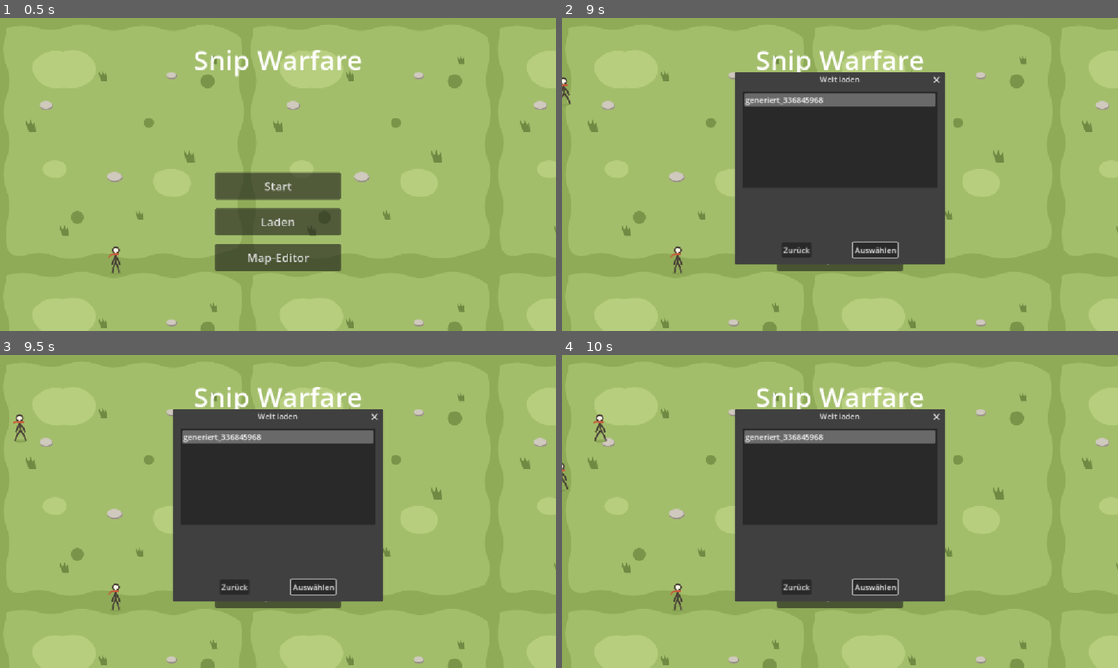
Above: before the commit, frames 1-4 (two rows, left to right).
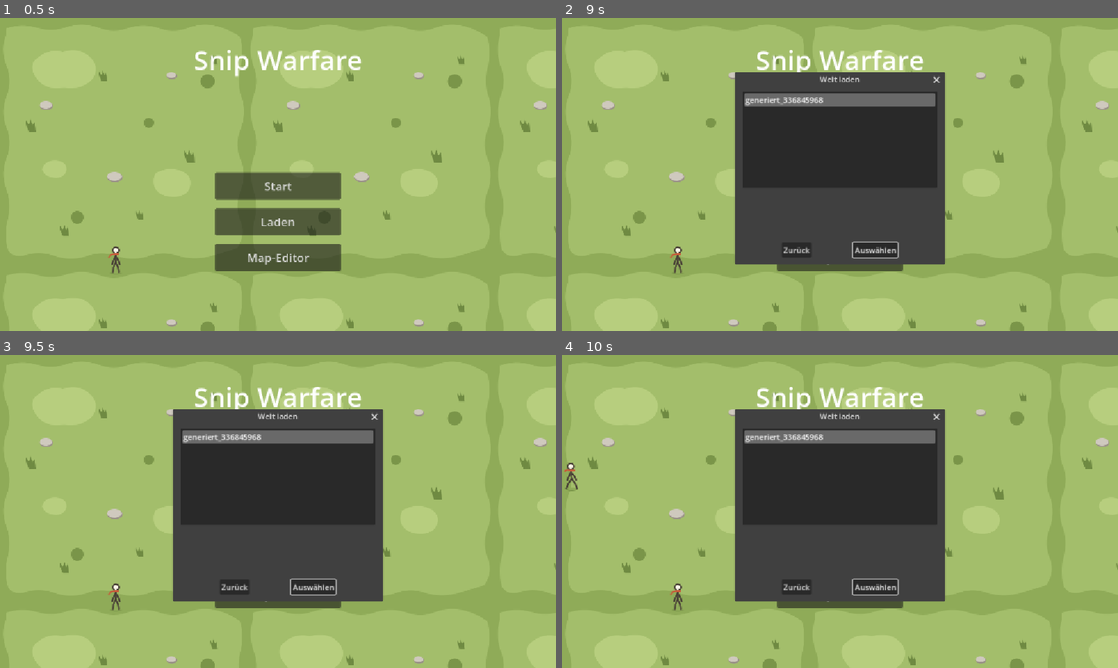
Above: after the commit, the same moments.

Repository: vannon091118/snip-warfare
Game: Godot game, scene res://ui/scenes/hauptmenue.tscn
Two runs of this game, one before a commit and one after it. Both use one fixed random seed, a clock stepped at 60 frames per second and the inputs below.
Inputs (mouse positions are in pixels of both pictures, inside the frame that each line leads up to):
- Up to frame 1 (0.5 s): no input
- Up to frame 2 (9 s): click "Start" at 0.5 s; tap Enter at 1.25, 4.35, 8.1 s; move the mouse to (962, 158) at 1.27 s; hold Right (ui_right) 1.28-2 s; hold Shift 1.28-2 s; click (962, 158) at 1.42 s; tap Space at 1.52, 8.27 s; click "Zurück zum Hauptmenü" at 2 s; drag from (728, 190) to (812, 237) at 2.77 s; click "Start" at 3.5 s; move the mouse to (895, 105) at 4.27 s; hold Right (ui_right) 4.28-5 s; click "🎲 Fraktionen neu platzieren" at 5 s; click "⚔ Partie starten" at 5.75 s; drag from (812, 237) to (673, 127) at 6.52 s; click "Hauptmenü" at 7.25 s; move the mouse to (1006, 221) at 8.02 s; hold A (kamera_links) 8.03-8.75 s; tap Escape (ui_cancel) at 8.65 s; click "Laden" at 8.75 s
- Up to frame 3 (9.5 s): no input
- Up to frame 4 (10 s): drag from (673, 464) to (756, 433) at 9.52 s

Frame 1 is identical in both runs. In frame 2, less than 0.1% of the frame differs, in the area x 0-2%, y 18-28%; in frame 3, 0.1%; in frame 4, 0.2%, in the area x 0-9%, y 18-44%.

Commit message:
1. Der Nutzer verlangte den dritten Migrations-Schnitt, in dem flüchtige Effekt-Anzeigen nicht mehr selbst an der Weltuhr nagen, sondern das Uhrwerk der Engine für sich arbeiten lässt. 2. Die drei Schweb-Tafeln feedback_plus_anzeige.gd, feedback_schaden_anzeige.gd und feedback_tod_anzeige.gd warfen ihre alte Tick-Buchhaltung über Bord: kein Abo, keine Restlaufzähler, nur ein Tween, dessen Dauer aus derselben zentralen Faktor-Übersetzung entsteht wie vorher der Tick-Lauf. 3. In ui/scenes/uebergang.gd zählt kein Prozessorlauf mehr Sekunden zusammen: Ein Szenebaum-Timer läutet die nächste Szene, ein zweiter gibt den Sprung-Knopf frei, und die Blende samt Blink-Hinweis gehört zwei Tweens mit Schleife. 4. In ui/scenes/hauptmenue.gd patrouillieren die drei Läufer-Darsteller als Schleifen-Tweens mit konstanter Fahrt zwischen den Grenzen, statt dass die Szene sie je Rahmen von Hand schiebt. 5. In Architektur.md steht die neue Ausnahme schwarz auf weiß: Reine Effekt-Darstellung darf Tweens und Timer der Engine nutzen, ihre Dauer kommt aus der zentralen Übersetzung, Simulationslogik bleibt von der Ausnahme ausgeschlossen und hört weiter allein auf den globalen Tick. 6. Der Preflight läuft ohne Befund, alle 67 Prüfungen bleiben grün, und die neue Anzeigen-Probe bewies headless, dass keine der drei Klassen mehr an der Uhr hängt und alle nach Ablauf gefallen sind. 7. Offen bleibt der Blick ins laufende Spiel: Sammel-Plus über einer geernteten Pflanze, Schaden- und Tod-Tafel über einem gefallenen Tier beobachten, den Szenenübergang einmal durchlaufen lassen und die Läufer im Hauptmenü ihren Runden laufen sehen.

Diff:
--- a/ui/scenes/hauptmenue.gd
+++ b/ui/scenes/hauptmenue.gd
@@ -13,7 +13,6 @@
 var _zustaende := Ui_MenueZustaende.new()
 var _zustand: Ui_MenueZustaende.Zustand = Ui_MenueZustaende.Zustand.HAUPTMENUE
 var _laeufer: Array[AnimatedSprite2D] = []
-var _richtungen: Array[float] = []
 
 ## Kategorie logik: Menüführung, Dialoge und Läufer-Darstellung.
 
@@ -45,19 +44,19 @@
 	var textur_rechts: Texture2D = load("res://world/assets/ui/laeufer_rechts.svg")
 	var textur_links: Texture2D = load("res://world/assets/ui/laeufer_links.svg")
 	var konfigurationen := [
-		{"textur": textur_rechts, "start": Vector2(-60, 150), "geschwindigkeit": 65.0},
-		{"textur": textur_rechts, "start": Vector2(-140, 250), "geschwindigkeit": 85.0},
-		{"textur": textur_links, "start": Vector2(2100, 360), "geschwindigkeit": -75.0},
+		{"textur": textur_rechts, "y": 150.0, "geschwindigkeit": 65.0},
+		{"textur": textur_rechts, "y": 250.0, "geschwindigkeit": 85.0},
+		{"textur": textur_links, "y": 360.0, "geschwindigkeit": -75.0},
 	]
 	for konfig: Dictionary in konfigurationen:
 		var laeufer := AnimatedSprite2D.new()
 		laeufer.sprite_frames = _frames_aus_quelle(konfig["textur"])
 		laeufer.animation = "laufen"
-		laeufer.position = konfig["start"]
+		laeufer.position = _heimat_fuer(konfig["geschwindigkeit"], konfig["y"])
 		laeufer.play()
 		_laeufer.append(laeufer)
-		_richtungen.append(signf(konfig["geschwindigkeit"]))
 		_laeufer_ebene.add_child(laeufer)
+		_patrouille_starten(laeufer, konfig["geschwindigkeit"])
 
 func _frames_aus_quelle(textur: Texture2D) -> SpriteFrames:
 	# Schneidet die vier Frames (je 48x64) aus dem Sprite-Sheet.
@@ -72,14 +71,25 @@
 		frames.add_frame("laufen", atlas)
 	return frames
 
-func _process(delta: float) -> void:
-	for index in _laeufer.size():
-		var laeufer := _laeufer[index]
-		laeufer.position.x += _richtungen[index] * 75.0 * delta
-		if laeufer.position.x > GRENZE_RECHTS:
-			laeufer.position.x = GRENZE_LINKS
-		elif laeufer.position.x < GRENZE_LINKS:
-			laeufer.position.x = GRENZE_RECHTS
+func _heimat_fuer(geschwindigkeit: float, y: float) -> Vector2:
+	# Der Start liegt an der Grenze, in die der Läufer hineinläuft.
+	if geschwindigkeit > 0.0:
+		return Vector2(GRENZE_LINKS, y)
+	return Vector2(GRENZE_RECHTS, y)
+
+func _patrouille_starten(laeufer: AnimatedSprite2D, geschwindigkeit: float) -> void:
+	# Die Deko-Patrouille gehört dem Tween der Engine: konstante Fahrt
+	# bis zur gegenüberliegenden Grenze, dort der Sprung zur Heimat, im Loop.
+	# Die Höhe bleibt unverändert, nur die X-Achse patrouilliert.
+	var ziel_x := GRENZE_RECHTS if geschwindigkeit > 0.0 else GRENZE_LINKS
+	var heimat_x := GRENZE_LINKS if geschwindigkeit > 0.0 else GRENZE_RECHTS
+	var dauer := absf(ziel_x - heimat_x) / absf(geschwindigkeit)
+	var tween := laeufer.create_tween().set_loops()
+	tween.tween_property(laeufer, "position:x", ziel_x, dauer)
+	tween.tween_callback(_auf_grenze_angekommen.bind(laeufer, heimat_x))
+
+func _auf_grenze_angekommen(laeufer: AnimatedSprite2D, heimat_x: float) -> void:
+	laeufer.position.x = heimat_x
 
 func _auf_start() -> void:
 	# Neues Spiel startet über die World Map: Der Spieler wählt zuerst
--- a/ui/scenes/uebergang.gd
+++ b/ui/scenes/uebergang.gd
@@ -5,12 +5,18 @@
 ## der später Events und Cutscenes zwischen Szenen eingefügt werden können.
 ## Sie liest das Ziel ausschließlich aus der Sitzung und besitzt keine
 ## Simulationslogik, keine eigene Zeitwahrheit und kein fachliches Wissen.
+## Das Warten und Blenden gehört dem Timer und dem Tween der Engine; die
+## Szene selbst führt keinen Zähler mehr und rechnet nichts.
 
 const FALLBACK_ZIEL := "res://ui/scenes/hauptmenue.tscn"
 const WARTE_SEKUNDEN := 1.4
+const EINBLEND_SEKUNDEN := 0.7
+const BLINK_SEKUNDEN := 0.5
+const SPRUNGSCHUTZ_SEKUNDEN := 0.3
 
-var _verstrichen: float = 0.0
 var _ziel: String = ""
+var _sprung_erlaubt: bool = false
+var _weiter_gestartet: bool = false
 
 @onready var _text_label: Label = %TextLabel
 @onready var _hinweis_label: Label = %HinweisLabel
@@ -25,23 +31,23 @@
 		ankündigung = "Die Welt erwacht …"
 	_text_label.text = ankündigung
 	_deckel.color = Color(0, 0, 0, 1.0)
-	_deckel.color.a = 1.0
+	var deckel_tween := create_tween()
+	deckel_tween.tween_property(_deckel, "color:a", 0.0, EINBLEND_SEKUNDEN)
+	var hinweis_tween := create_tween().set_loops()
+	hinweis_tween.tween_interval(BLINK_SEKUNDEN)
+	hinweis_tween.tween_callback(_hinweis_umschalten)
+	get_tree().create_timer(SPRUNGSCHUTZ_SEKUNDEN).timeout.connect(_sprung_freigeben)
+	get_tree().create_timer(WARTE_SEKUNDEN).timeout.connect(_weiter)
 
-func _process(delta: float) -> void:
-	_verstrichen += delta
-	# Einblenden in den ersten Sekunden, danach die nächste Szene einläuten.
-	if _verstrichen < 0.7:
-		_deckel.color.a = clampf(1.0 - _verstrichen / 0.7, 0.0, 1.0)
-	else:
-		_deckel.color.a = 0.0
-	if _verstrichen >= WARTE_SEKUNDEN:
-		_weiter()
-		return
-	_hinweis_label.visible = int(_verstrichen * 2.0) % 2 == 0
+func _sprung_freigeben() -> void:
+	_sprung_erlaubt = true
+
+func _hinweis_umschalten() -> void:
+	_hinweis_label.visible = not _hinweis_label.visible
 
 func _unhandled_input(ereignis: InputEvent) -> void:
 	# Überspringen: Linksklick, Leertaste oder Enter läuten sofort weiter.
-	if _verstrichen < 0.3:
+	if _weiter_gestartet or not _sprung_erlaubt:
 		return
 	var ueberspringen := false
 	if ereignis is InputEventMouseButton and ereignis.pressed and ereignis.button_index == MOUSE_BUTTON_LEFT:
@@ -53,5 +59,7 @@
 
 func _weiter() -> void:
 	# Einmalige Verbindung: Die nächste Szene wird nur einmal eingeläutet.
-	set_process(false)
+	if _weiter_gestartet:
+		return
+	_weiter_gestartet = true
 	get_tree().change_scene_to_file(_ziel)
--- a/world/logic/kategorie_feedback/feedback_plus_anzeige.gd
+++ b/world/logic/kategorie_feedback/feedback_plus_anzeige.gd
@@ -3,21 +3,19 @@
 ## Visuelles Feedback einer abgeschlossenen Arbeit (Preflight-Gate E022):
 ## Jede Aktion zeigt am Ziel-Objekt das passende Ressourcen-Icon und einen
 ## +X Zähler (Menge des Jobs). Die Registries liefern über logik_id und
-## faktor die Logik; die Anzeige schwebt tick-basiert nach oben und verblasst.
+## faktor die Logik; der Hub läuft als Tween der Engine, die Dauer kommt
+## aus derselben zentralen Faktor-Übersetzung wie vorher der Tick-Lauf.
+## Kein Uhr-Abo, keine Tick-Buchhaltung: Der Knoten rechnet nichts.
 
 ## Kategorie daten: der anzuzeigende Zustand.
 var ressource: String = ""
 var menge: int = 0
 var icon_pfad: String = ""
 var _start_position := Vector2.ZERO
-var _verbleibende_ticks: int = 0
-var _gesamt_ticks: int = 0
-var _tick_nummer: int = 0
 
 ## Kategorie logik: Lebenszyklus der Anzeige.
 const DAUER_FAKTOR := 0.09
 const HUB_HOEHE := 48.0
-const BEWEGUNG_PRO_TICK := 38.0 / 24.0
 const SKALIERUNG_MAX := 0.12
 
 var _icon: TextureRect = null
@@ -30,8 +28,6 @@
 	icon_pfad = icon
 	_start_position = welt_position + Vector2(0, -HUB_HOEHE)
 	position = _start_position
-	_verbleibende_ticks = Kern_Weltuhr.ticks_aus_faktor(DAUER_FAKTOR)
-	_gesamt_ticks = _verbleibende_ticks
 
 func _ready() -> void:
 	_kasten = HBoxContainer.new()
@@ -59,19 +55,15 @@
 	schatten.z_index = -1
 	add_child(schatten)
 	move_child(schatten, 0)
+	_hub_starten()
 
-func _enter_tree() -> void:
-	Weltuhr.tick.connect(_auf_tick)
-
-func _exit_tree() -> void:
-	Weltuhr.tick.disconnect(_auf_tick)
-
-func _auf_tick(tick_nummer: int, _delta: float) -> void:
-	_tick_nummer = tick_nummer
-	_verbleibende_ticks -= 1
-	var anteil: float = 1.0 - float(_verbleibende_ticks) / float(_gesamt_ticks)
-	position.y -= BEWEGUNG_PRO_TICK
-	modulate.a = 1.0 - anteil
-	scale = Vector2.ONE * (1.0 + anteil * SKALIERUNG_MAX)
-	if _verbleibende_ticks <= 0:
-		queue_free()
+func _hub_starten() -> void:
+	# Der Hub ist Darstellung, nicht Simulation: Die Dauer entsteht aus
+	# derselben zentralen Faktor-Übersetzung (faktor -> ticks -> Sekunden),
+	# der Ablauf gehört dem Tween der Engine. Am Ende freigeben.
+	var dauer := float(Kern_Weltuhr.ticks_aus_faktor(DAUER_FAKTOR)) / Kern_Weltuhr.TICK_RATE_HZ
+	var tween := create_tween().set_parallel(true)
+	tween.tween_property(self, "position:y", _start_position.y - HUB_HOEHE, dauer)
+	tween.tween_property(self, "modulate:a", 0.0, dauer)
+	tween.tween_property(self, "scale", Vector2.ONE * (1.0 + SKALIERUNG_MAX), dauer)
+	tween.chain().tween_callback(queue_free)
--- a/world/logic/kategorie_feedback/feedback_schaden_anzeige.gd
+++ b/world/logic/kategorie_feedback/feedback_schaden_anzeige.gd
@@ -1,21 +1,20 @@
 extends Node2D
 class_name Welt_SchadenAnzeige
 ## Visuelles Feedback eines Schadens-Ereignisses: Sie zeigt am Ziel eine
-## rote Zahl mit Schadensart, schwebt tick-basiert nach oben und verblasst.
-## Sie liest nur die Weltuhr und ändert keinen Zustand.
+## rote Zahl mit Schadensart, schwebt als Tween der Engine nach oben und
+## verblasst. Kein Uhr-Abo, keine Tick-Buchhaltung: Der Knoten rechnet
+## nichts, die Dauer kommt aus derselben zentralen Faktor-Übersetzung
+## wie vorher der Tick-Lauf.
 
 ## Kategorie daten: der anzuzeigende Zustand.
 var schaden: int = 0
 var art: String = "physisch"
 var icon_pfad: String = "res://world/assets/ui/schaden.svg"
 var _start_position := Vector2.ZERO
-var _verbleibende_ticks: int = 0
-var _gesamt_ticks: int = 0
 
 ## Kategorie logik: Lebenszyklus der Anzeige.
 const DAUER_FAKTOR := 0.09
 const HUB_HOEHE := 48.0
-const BEWEGUNG_PRO_TICK := 38.0 / 24.0
 const SKALIERUNG_MAX := 0.12
 
 var _icon: TextureRect = null
@@ -27,8 +26,6 @@
 	art = art_erhalten
 	_start_position = welt_position + Vector2(0, -HUB_HOEHE)
 	position = _start_position
-	_verbleibende_ticks = Kern_Weltuhr.ticks_aus_faktor(DAUER_FAKTOR)
-	_gesamt_ticks = _verbleibende_ticks
 
 func _ready() -> void:
 	_kasten = HBoxContainer.new()
@@ -56,19 +53,15 @@
 	schatten.z_index = -1
 	add_child(schatten)
 	move_child(schatten, 0)
+	_hub_starten()
 
-func _enter_tree() -> void:
-	Weltuhr.tick.connect(_auf_tick)
-
-func _exit_tree() -> void:
-	if Weltuhr.tick.is_connected(_auf_tick):
-		Weltuhr.tick.disconnect(_auf_tick)
-
-func _auf_tick(_tick_nummer: int, _delta: float) -> void:
-	_verbleibende_ticks -= 1
-	var anteil: float = 1.0 - float(_verbleibende_ticks) / float(_gesamt_ticks)
-	position.y -= BEWEGUNG_PRO_TICK
-	modulate.a = 1.0 - anteil
-	scale = Vector2.ONE * (1.0 + anteil * SKALIERUNG_MAX)
-	if _verbleibende_ticks <= 0:
-		queue_free()
+func _hub_starten() -> void:
+	# Der Hub ist Darstellung, nicht Simulation: Die Dauer entsteht aus
+	# derselben zentralen Faktor-Übersetzung (faktor -> ticks -> Sekunden),
+	# der Ablauf gehört dem Tween der Engine. Am Ende freigeben.
+	var dauer := float(Kern_Weltuhr.ticks_aus_faktor(DAUER_FAKTOR)) / Kern_Weltuhr.TICK_RATE_HZ
+	var tween := create_tween().set_parallel(true)
+	tween.tween_property(self, "position:y", _start_position.y - HUB_HOEHE, dauer)
+	tween.tween_property(self, "modulate:a", 0.0, dauer)
+	tween.tween_property(self, "scale", Vector2.ONE * (1.0 + SKALIERUNG_MAX), dauer)
+	tween.chain().tween_callback(queue_free)
--- a/world/logic/kategorie_feedback/feedback_tod_anzeige.gd
+++ b/world/logic/kategorie_feedback/feedback_tod_anzeige.gd
@@ -1,21 +1,20 @@
 extends Node2D
 class_name Welt_TodAnzeige
 ## Visuelles Feedback eines Todes-Ereignisses: Sie zeigt am Ziel ein
-## Kreuz-Icon mit Typ, schwebt tick-basiert nach oben und verblasst.
-## Sie liest nur die Weltuhr und ändert keinen Zustand.
+## Kreuz-Icon mit Typ, schwebt als Tween der Engine nach oben und
+## verblasst. Kein Uhr-Abo, keine Tick-Buchhaltung: Der Knoten rechnet
+## nichts, die Dauer kommt aus derselben zentralen Faktor-Übersetzung
+## wie vorher der Tick-Lauf.
 
 ## Kategorie daten: der anzuzeigende Zustand.
 var typ: String = "tier"
 var war_einheit: bool = false
 var icon_pfad: String = "res://world/assets/ui/tod.svg"
 var _start_position := Vector2.ZERO
-var _verbleibende_ticks: int = 0
-var _gesamt_ticks: int = 0
 
 ## Kategorie logik: Lebenszyklus der Anzeige.
 const DAUER_FAKTOR := 0.125
 const HUB_HOEHE := 48.0
-const BEWEGUNG_PRO_TICK := 30.0 / 24.0
 
 var _icon: TextureRect = null
 var _label: Label = null
@@ -26,8 +25,6 @@
 	war_einheit = einheit_gefallen
 	_start_position = welt_position + Vector2(0, -HUB_HOEHE)
 	position = _start_position
-	_verbleibende_ticks = Kern_Weltuhr.ticks_aus_faktor(DAUER_FAKTOR)
-	_gesamt_ticks = _verbleibende_ticks
 
 func _ready() -> void:
 	_kasten = HBoxContainer.new()
@@ -55,18 +52,14 @@
 	schatten.z_index = -1
 	add_child(schatten)
 	move_child(schatten, 0)
+	_hub_starten()
 
-func _enter_tree() -> void:
-	Weltuhr.tick.connect(_auf_tick)
-
-func _exit_tree() -> void:
-	if Weltuhr.tick.is_connected(_auf_tick):
-		Weltuhr.tick.disconnect(_auf_tick)
-
-func _auf_tick(_tick_nummer: int, _delta: float) -> void:
-	_verbleibende_ticks -= 1
-	var anteil: float = 1.0 - float(_verbleibende_ticks) / float(_gesamt_ticks)
-	position.y -= BEWEGUNG_PRO_TICK
-	modulate.a = 1.0 - anteil
-	if _verbleibende_ticks <= 0:
-		queue_free()
+func _hub_starten() -> void:
+	# Der Hub ist Darstellung, nicht Simulation: Die Dauer entsteht aus
+	# derselben zentralen Faktor-Übersetzung (faktor -> ticks -> Sekunden),
+	# der Ablauf gehört dem Tween der Engine. Am Ende freigeben.
+	var dauer := float(Kern_Weltuhr.ticks_aus_faktor(DAUER_FAKTOR)) / Kern_Weltuhr.TICK_RATE_HZ
+	var tween := create_tween().set_parallel(true)
+	tween.tween_property(self, "position:y", _start_position.y - HUB_HOEHE, dauer)
+	tween.tween_property(self, "modulate:a", 0.0, dauer)
+	tween.chain().tween_callback(queue_free)
Not shown, changed: shinon/commit_msg.txt
Not shown, changed: Architektur.md
